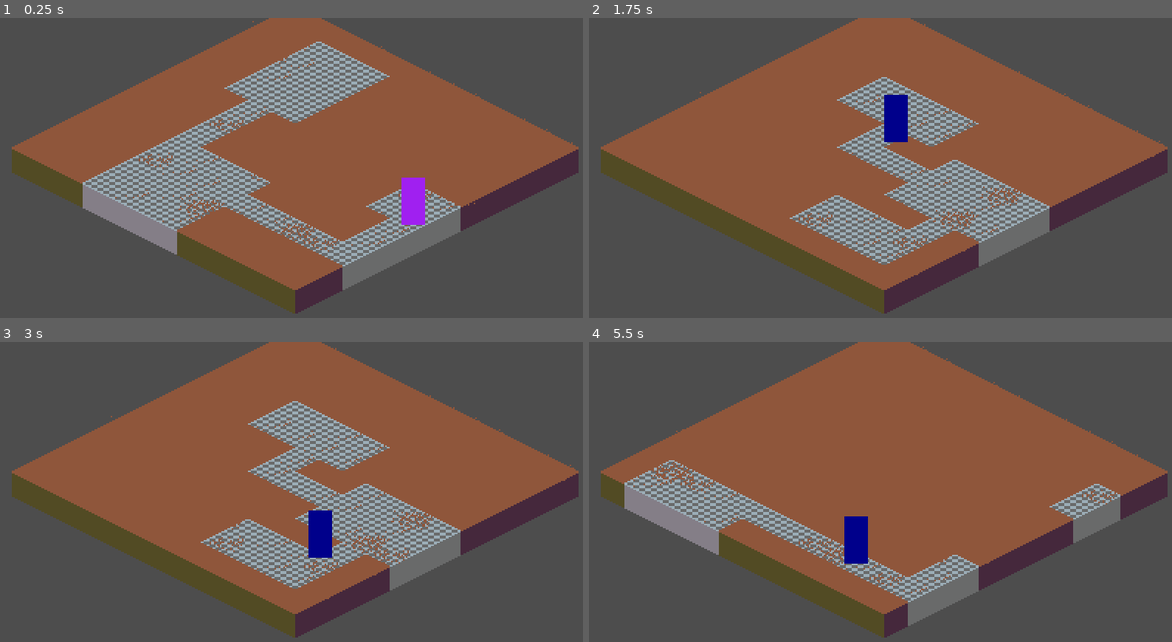
Above: before the commit, frames 1-4 (two rows, left to right).
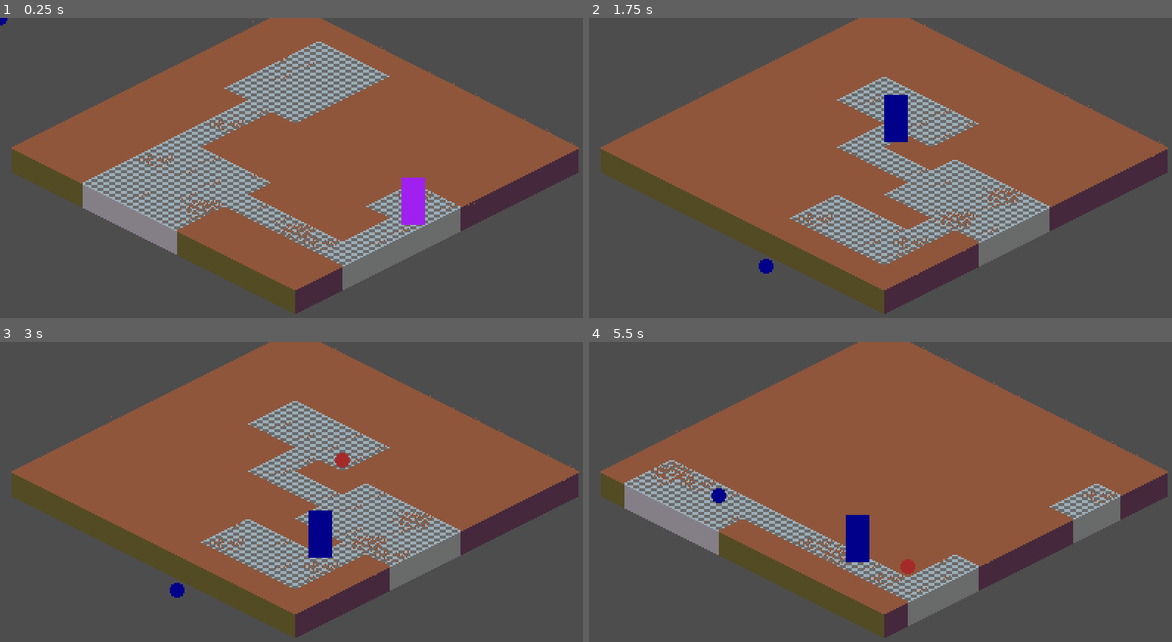
Above: after the commit, the same moments.

Repository: Ruulul/The-Duster
Game: Godot game, scene res://Components/building_generator.tscn
Same seed, same stepped clock (60 frames per second), same inputs: the game is played once before the commit and once after it.
Inputs (mouse positions are in pixels of both pictures, inside the frame that each line leads up to):
- Up to frame 1 (0.25 s): no input
- Up to frame 2 (1.75 s): tap Enter at 0.5 s; move the mouse to (1014, 219) at 0.52 s; press the mouse at (1014, 219) at 0.53 s; move the mouse to (763, 261) at 1.27 s; release the mouse at (763, 261) at 1.28 s; tap R (refresh) at 1.35 s; click (763, 261) at 1.55 s
- Up to frame 3 (3 s): move the mouse to (355, 465) at 2.02 s; press the mouse at (355, 465) at 2.03 s; move the mouse to (outside the picture) at 2.77 s; release the mouse at (outside the picture) at 2.78 s; click (outside the picture) at 2.85 s
- Up to frame 4 (5.5 s): move the mouse to (1061, 630) at 3.52 s; hold R (refresh) 3.53-4.28 s; click (1061, 630) at 3.8 s; tap Space at 4.25 s; move the mouse to (705, 498) at 4.27 s; click (705, 498) at 4.35 s; move the mouse to (915, 564) at 5.02 s; press the mouse at (915, 564) at 5.03 s

The runs differ from the first frame. In frame 1, less than 0.1% of the frame differs, in the area x 0-2%, y 0-3%; in frame 2, 0.1%; in frame 3, 0.2%; in frame 4, 0.3%, in the area x 21-56%, y 48-78%.

Commit message:
queueing target positions, go to closest, visual feedback

Diff:
--- a/Components/Duster.gd
+++ b/Components/Duster.gd
@@ -14,26 +14,38 @@
 }
 @onready var state: Callable = states.wait
 
+func _draw():
+	draw_circle(to_local(navigation_agent.target_position), 5.0, Color.DARK_BLUE)
+	for target in targets_list:
+		draw_circle(to_local(map.to_global(map.map_to_local(target))), 5.0, Color.BROWN)
+
 
 func set_target(target: Vector2) -> void:
 	navigation_agent.target_position = target
 
 func _input(event):
 	if event.is_action_pressed("select"):
-		var mouse_position = get_viewport().get_mouse_position()
-		var mouse_position_on_map = map.local_to_map(map.to_local(mouse_position))
+		var mouse_position = map.local_to_map(map.to_local(get_viewport().get_mouse_position()))
 		var map_rect = map.get_used_rect()
-		if map_rect.has_point(mouse_position_on_map):
-			targets_list.append(mouse_position)
+		if map_rect.has_point(mouse_position):
+			if targets_list.has(mouse_position):
+				targets_list.remove_at(targets_list.find(mouse_position))
+			else:
+				targets_list.append(mouse_position)
 
 func _physics_process(delta):
 	state.call()
+	queue_redraw()
 
 func wait() -> void:
 	$ColorRect.color = Color.PURPLE
 	if not targets_list.is_empty():
-		set_target(targets_list[0])
-		targets_list.remove_at(0)
+		var points = Array(targets_list).map(func (point): return map.to_global(map.map_to_local(point))) \
+				.map(func (coord): return global_position.distance_to(coord))
+		var closest_point = points.min()
+		var closest_index = points.find(closest_point)
+		set_target(map.to_global(map.map_to_local(targets_list[closest_index])))
+		targets_list.remove_at(closest_index)
 		state = states.move
 
 func clear_dust() -> void:
